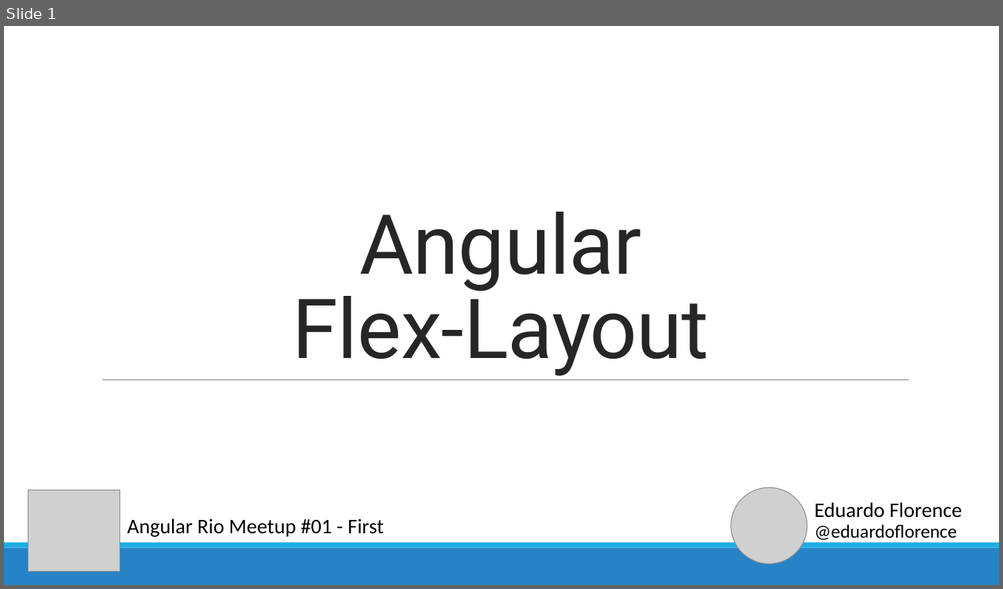
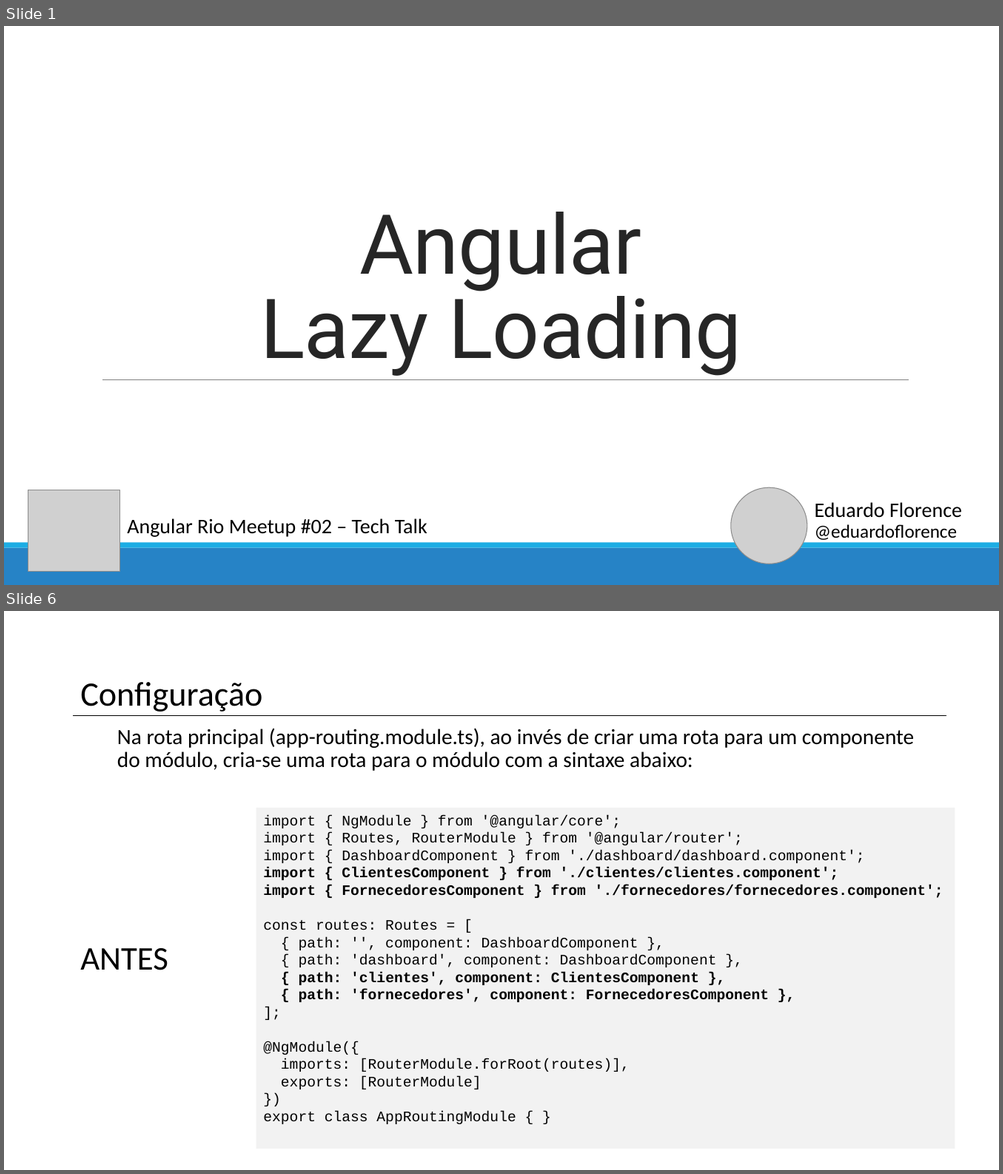
Before and after one commit to eduardoflorence/angular-lazy-loading, a slide deck: eduardo-florence-meetup-angular-rio-lazy-loading.pptx. Shown one above the other, each under a label of ours: slide 1 before the commit, slides 1 and 6 after it; the slides between them are not shown. The pictures are 1003x589 and 1003x1174 pixels, drawn with LibreOffice and Linux fonts; fonts in the diff are those of the drawing; grey boxes stand for pictures. Boxes give left, top, right and bottom in pixels: in the first picture for what was removed or moved away, otherwise in the second. Text is boxed around its words. In the diff, an @@ line names an element or a change of style, - is before the commit and + after.

Commit message:
Uso de Lazy Loading

```diff
--- a/eduardo-florence-meetup-angular-rio-lazy-loading.pptx
+++ b/eduardo-florence-meetup-angular-rio-lazy-loading.pptx
@@ slide 6 added at <box>4,611,999,1170</box>, background #FFFFFF @@
@@ title added at <box>80,682,262,712</box>, 33 pt, text #000000 @@
+Configuração
@@ line added from (73, 715) to (945, 715), #000000 0.5 pt @@
@@ text added at <box>117,728,913,771</box>, 21 pt, text #000000 @@
+Na rota principal (app-routing.module.ts), ao invés de criar uma rota para um componente do módulo, cria-se uma rota para o módulo com a sintaxe abaixo:
@@ rectangle added at <box>256,808,955,1150</box>, fill #F2F2F2, 14 pt, text #000000 @@
+import { NgModule } from '@angular/core';
+import { Routes, RouterModule } from '@angular/router';
+import { DashboardComponent } from './dashboard/dashboard.component';
+import { ClientesComponent } from './clientes/clientes.component';
+import { FornecedoresComponent } from './fornecedores/fornecedores.component';
+const routes: Routes = [
+{ path: '', component: DashboardComponent },
+{ path: 'dashboard', component: DashboardComponent },
+{ path: 'clientes', component: ClientesComponent },
+{ path: 'fornecedores', component: FornecedoresComponent },
+];
+@NgModule({
+imports: [RouterModule.forRoot(routes)],
+exports: [RouterModule]
+})
+export class AppRoutingModule { }
@@ text added at <box>80,948,168,971</box>, 32 pt, text #000000 @@
+ANTES
@@ slide 1 changed as well @@
@@ title at <box>260,212,741,376</box>: text changed @@
-Angular
-Flex-Layout
+Angular
+Lazy Loading
@@ text at <box>127,519,427,537</box>: text changed @@
-Angular Rio Meetup #01 - First
+Angular Rio Meetup #02 – Tech Talk
```
Also in this commit, not shown: 2 other slides changed, 7 other slides added, 39 slides removed, 3 other files.
